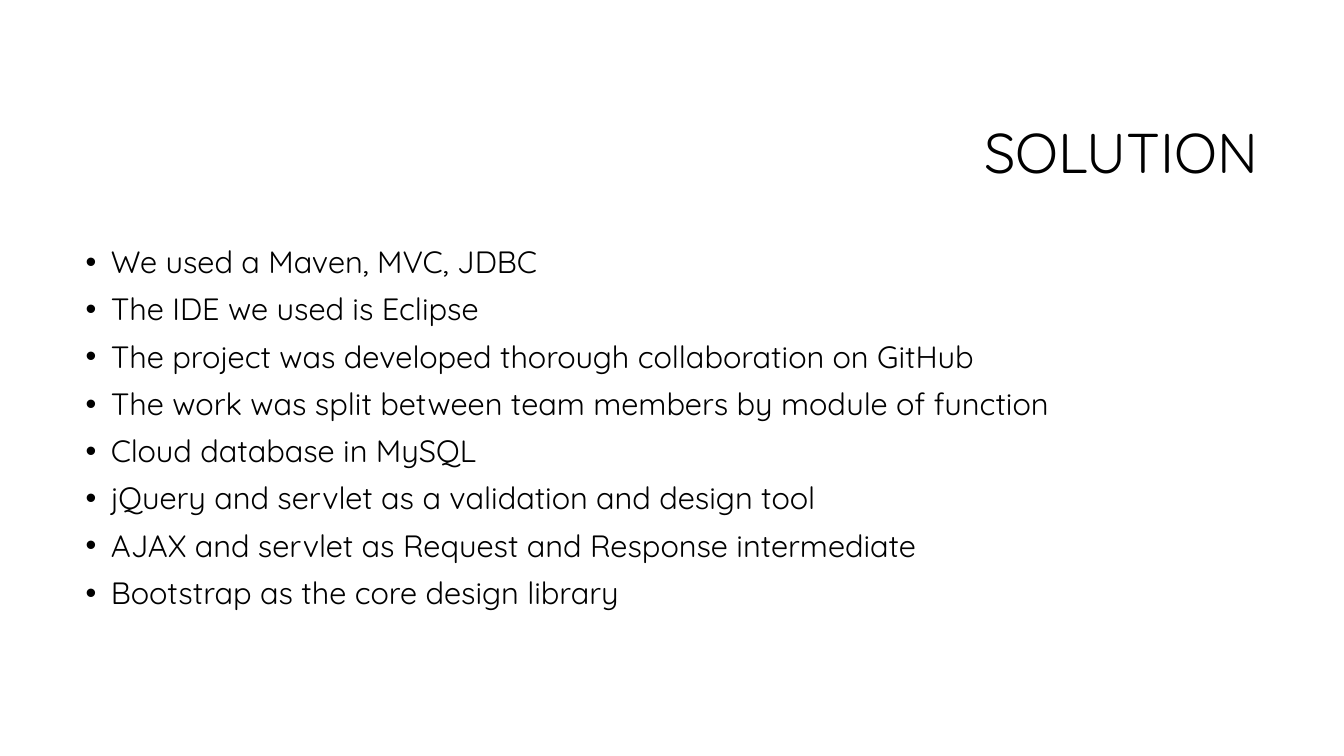
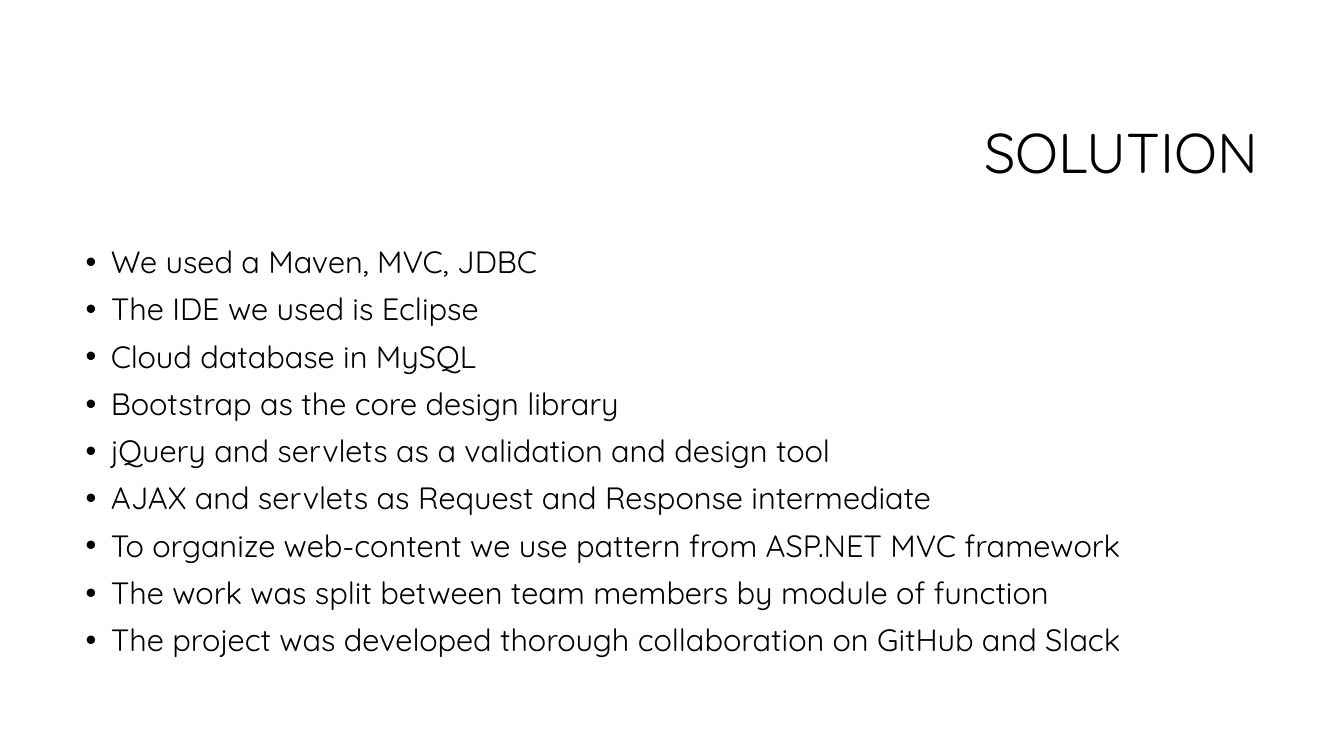
Before and after one commit to loritta/javaBeansProject, a slide deck: slide 4 of Java library management.pptx. Drawn at 1344x756 pixels with LibreOffice and Linux fonts; fonts in the diff are those of the drawing; background and template pictures are left out. Boxes give left, top, right and bottom in pixels: in the first picture for what was removed or moved away, otherwise in the second. Text is boxed around its words. In the diff, an @@ line names an element or a change of style, - is before the commit and + after.

Commit message:
Solution slide edited

```diff
--- a/Java library management.pptx
+++ b/Java library management.pptx
@@ text at [111,345,1120,563]: text changed @@
-• The project was developed thorough collaboration on GitHub
+• Cloud database in MySQL
+• Bootstrap as the core design library
+• jQuery and servlets as a validation and design tool
+• AJAX and servlets as Request and Response intermediate
+• To organize web-content we use pattern from ASP.NET MVC framework
@@ text at [111,628,1120,657]: text changed @@
-• Cloud database in MySQL
-• jQuery and servlet as a validation and design tool
-• AJAX and servlet as Request and Response intermediate
-• Bootstrap as the core design library
+• The project was developed thorough collaboration on GitHub and Slack
```
